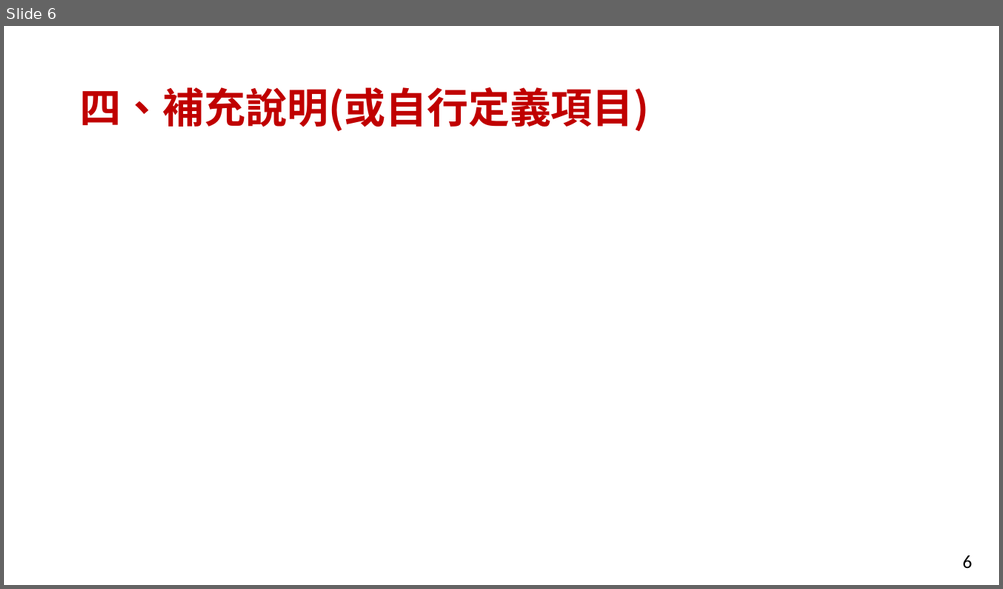
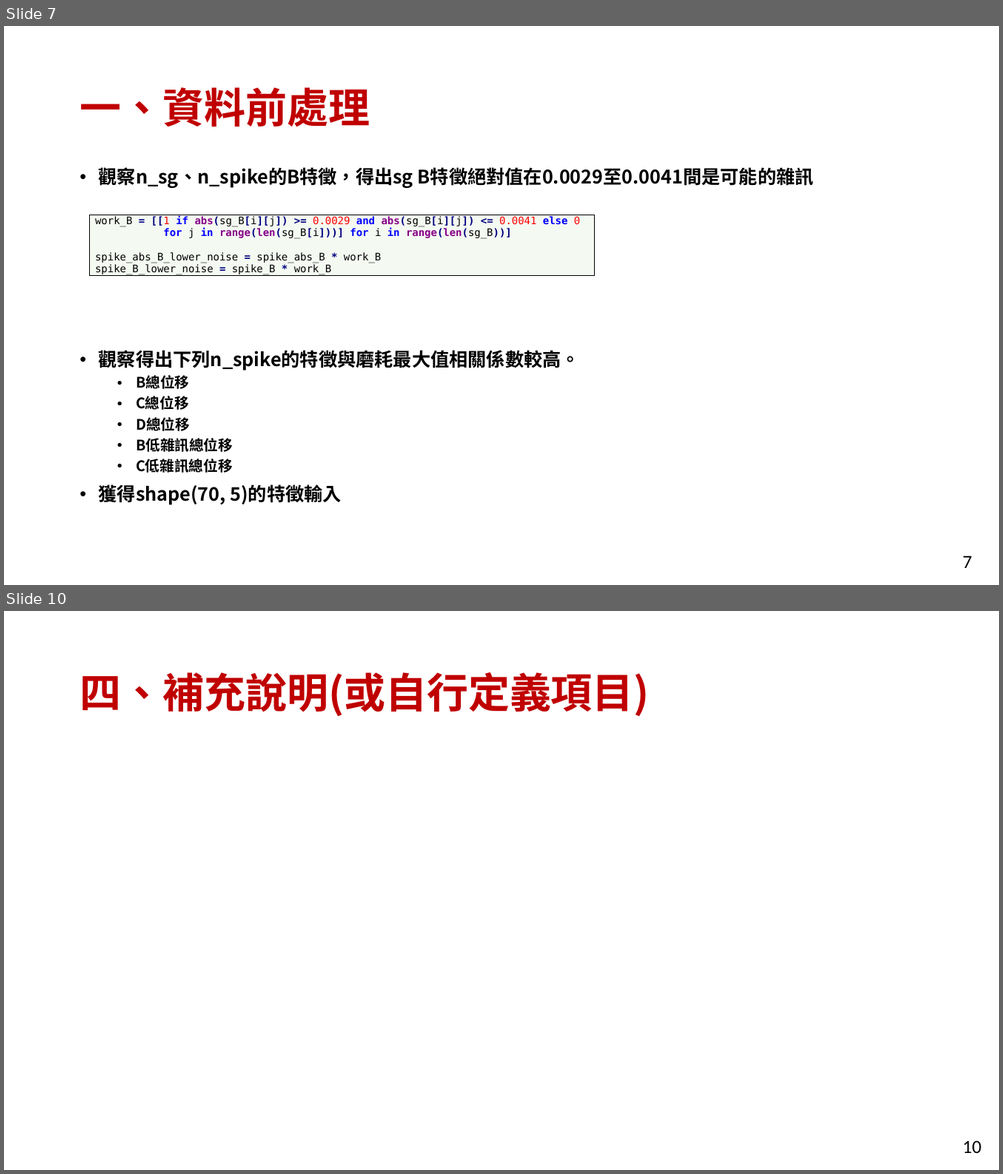
Before and after one commit to FuJasmine/imbd2022final, a slide deck: 111052_projectB_report.pptx. Shown one above the other, each under a label of ours: slide 6 before the commit, slides 7 and 10 after it; the slides between them are not shown. The pictures are 1003x589 and 1003x1174 pixels, drawn with LibreOffice and Linux fonts; fonts in the diff are those of the drawing. Boxes give left, top, right and bottom in pixels: in the first picture for what was removed or moved away, otherwise in the second. Text is boxed around its words. In the diff, an @@ line names an element or a change of style, - is before the commit and + after.

```diff
--- a/111052_projectB_report.pptx
+++ b/111052_projectB_report.pptx
@@ slide 7 added at (x1=4, y1=26, x2=999, y2=585), background #FFFFFF; not listed: 1 template element that a slide beside it also shows @@
@@ title added at (x1=79, y1=87, x2=370, y2=127), 40 pt, text #C00000, bold @@
+一、資料前處理
@@ text added at (x1=99, y1=167, x2=814, y2=506), 18 pt, text #000000, bold @@
+• 觀察n_sg、n_spike的B特徵，得出sg B特徵絕對值在0.0029至0.0041間是可能的雜訊
+• 觀察得出下列n_spike的特徵與磨耗最大值相關係數較高。
+  • B總位移
+  • C總位移
+  • D總位移
+  • B低雜訊總位移
+  • C低雜訊總位移
+• 獲得shape(70, 5)的特徵輸入
@@ table added at (x1=90, y1=215, x2=595, y2=278), 1 rows, 1 columns @@
+work_B = [[1 if abs(sg_B[i][j]) >= 0.0029 and abs(sg_B[i][j]) <= 0.0041 else 0 / for j in range(len(sg_B[i]))] for i in range(len(sg_B))] / spike_abs_B_lower_noise = spike_abs_B * work_B / spike_B_lower_noise = spike_B * work_B
@@ what was slide 6 is now slide 10 @@
@@ page number at (x1=962, y1=1141, x2=982, y2=1153): text changed @@
-6
+10
```
Also in this commit, not shown: 3 slides changed, 5 other slides added, 2 slides removed.
